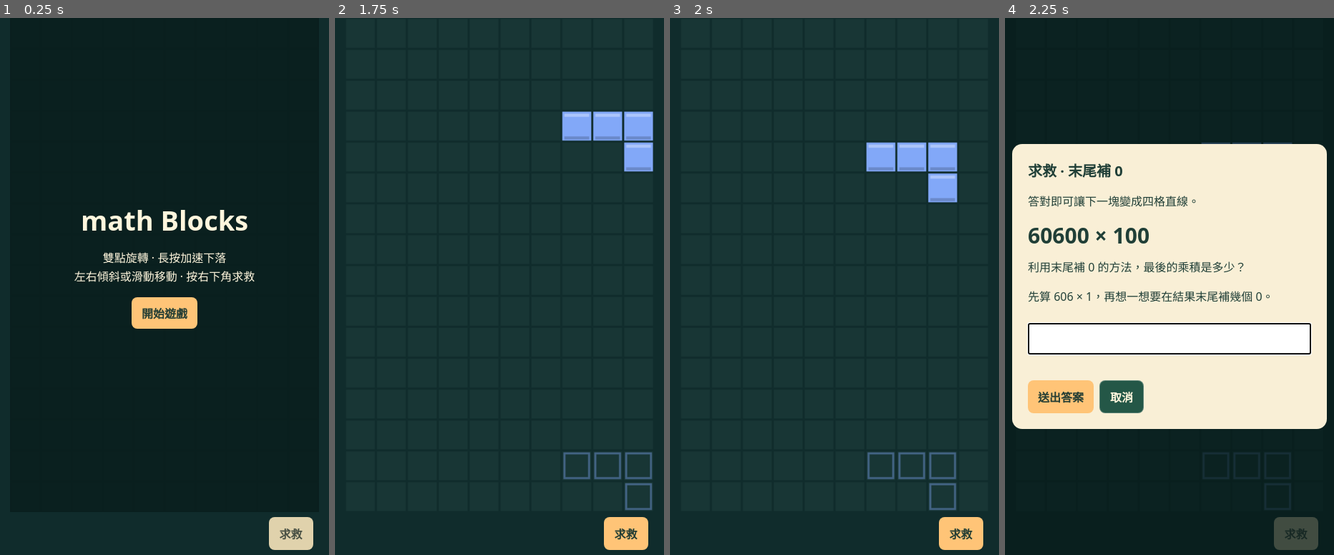
Above: before the commit, frames 1-4 (left to right).
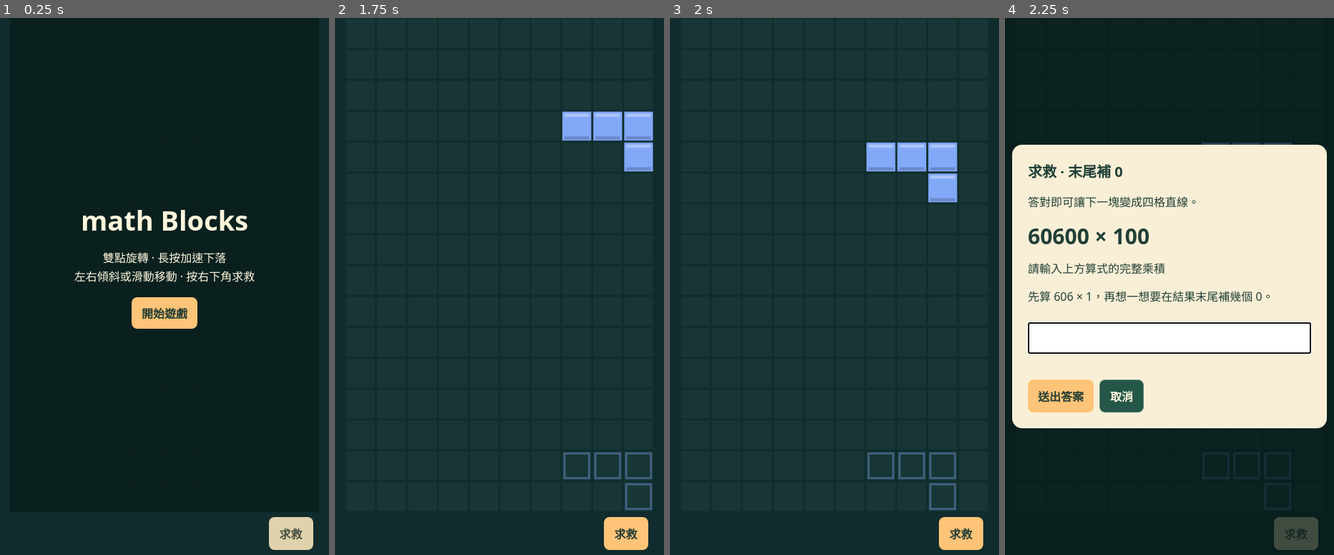
Above: after the commit, the same moments.

Repository: panpancow-afk/math-games
Game: browser game, page math-blocks.html
The game is run twice, just before and just after one commit, with the same random seed, the same clock (stepped at 60 frames per second) and the same inputs.
Inputs:
- Up to frame 1 (0.25 s): no input
- Up to frame 2 (1.75 s): click "開始遊戲" at 0.27 s; hold Right 1.03-1.53 s; tap Z at 1.1, 1.6 s; hold Down from 1.58 s (still down)
- Up to frame 3 (2 s): release Down at 1.85 s; hold Left from 1.9 s (still down)
- Up to frame 4 (2.25 s): keep holding Left; click "求救" at 2.02 s; tap Z at 2.1 s

Frames 1-3 are identical in both runs. In frame 4, 3.2% of the frame differs, in the area x 2-98%, y 23-77%.

Commit message:
Clarify quiz answers and accept grouped digits

Diff:
--- a/math-blocks.html
+++ b/math-blocks.html
@@ -37,7 +37,7 @@
 <h2 id="quiz-title">求救挑戰</h2>
 <p>答對即可讓下一塊變成四格直線。</p>
 <p id="problem"></p>
-<label id="question" for="answer"></label>
+<label for="answer">請輸入上方算式的完整乘積</label>
 <p id="hint"></p>
 <input id="answer" type="text" inputmode="numeric" autocomplete="off" aria-describedby="hint" required>
 <p id="feedback" role="status"></p>
@@ -243,20 +243,15 @@
   const multiplier = multiplierDigit * 100;
   const product = multiplicand * multiplier;
   const reduced = multiplicand / 100;
-  const place = randomInteger(0, 2);
-  const places = [
-    ["被乘數的萬位數字代表多少？", tenThousands * 10000],
-    ["被乘數的百位數字代表多少？", hundreds * 100],
-    ["乘數的百位數字代表多少？", multiplier]
-  ];
   const variants = [
-    {type:"位值概念", prompt:places[place][0], answer:places[place][1], hint:"想一想這個數字所在的位置。"},
-    {type:"乘法策略", prompt:"把被乘數拆開計算，最後的乘積是多少？", answer:product,
+    {type:"位值概念",
+      hint:"把 " + multiplicand + " 看成 " + reduced + " 個百，把 " + multiplier + " 看成 " + multiplierDigit + " 個百。百乘百是萬，先算有幾個萬，再寫成整數。"},
+    {type:"乘法策略",
       hint:"先算 " + tenThousands * 10000 + " × " + multiplier + " 和 " + hundreds * 100 + " × " + multiplier + "，再把兩個乘積相加。"},
-    {type:"末尾補 0", prompt:"利用末尾補 0 的方法，最後的乘積是多少？", answer:product,
+    {type:"末尾補 0",
       hint:"先算 " + reduced + " × " + multiplierDigit + "，再想一想要在結果末尾補幾個 0。"}
   ];
-  return {multiplicand, multiplier, ...variants[randomInteger(0, variants.length - 1)]};
+  return {multiplicand, multiplier, answer:product, ...variants[randomInteger(0, variants.length - 1)]};
 }
 function openQuiz() {
   if (mode !== "playing" || rescueQueued || quiz.open) return;
@@ -266,7 +261,6 @@
   quizAnswer = question.answer;
   get("quiz-title").textContent = "求救 · " + question.type;
   get("problem").textContent = question.multiplicand + " × " + question.multiplier;
-  get("question").textContent = question.prompt;
   get("hint").textContent = question.hint;
   get("answer").value = "";
   get("feedback").textContent = "";
@@ -274,11 +268,19 @@
   get("answer").focus();
   render();
 }
+function parseProduct(text) {
+  const value = text.normalize("NFKC").trim();
+  const wholeNumber = /^[0-9]+$/;
+  const groupedNumber = /^(?:[0-9]{1,3}(?:,[0-9]{3})+|[0-9]{1,3}(?: [0-9]{3})+)$/;
+  if (!wholeNumber.test(value) && !groupedNumber.test(value)) return null;
+  const product = Number(value.replace(/[, ]/g, ""));
+  return Number.isSafeInteger(product) ? product : null;
+}
 get("quiz-form").onsubmit = event => {
   event.preventDefault();
-  const answer = get("answer").value.trim().normalize("NFKC");
-  if (!/^[0-9]+$/.test(answer) || Number(answer) !== quizAnswer) {
-    get("feedback").textContent = "答案有誤，請再試一次。";
+  const answer = parseProduct(get("answer").value);
+  if (answer !== quizAnswer) {
+    get("feedback").textContent = answer === null ? "請輸入整數，例如 24420000 或 24,420,000。" : "乘積不符，請依提示再算一次。";
     get("answer").select();
     return;
   }
